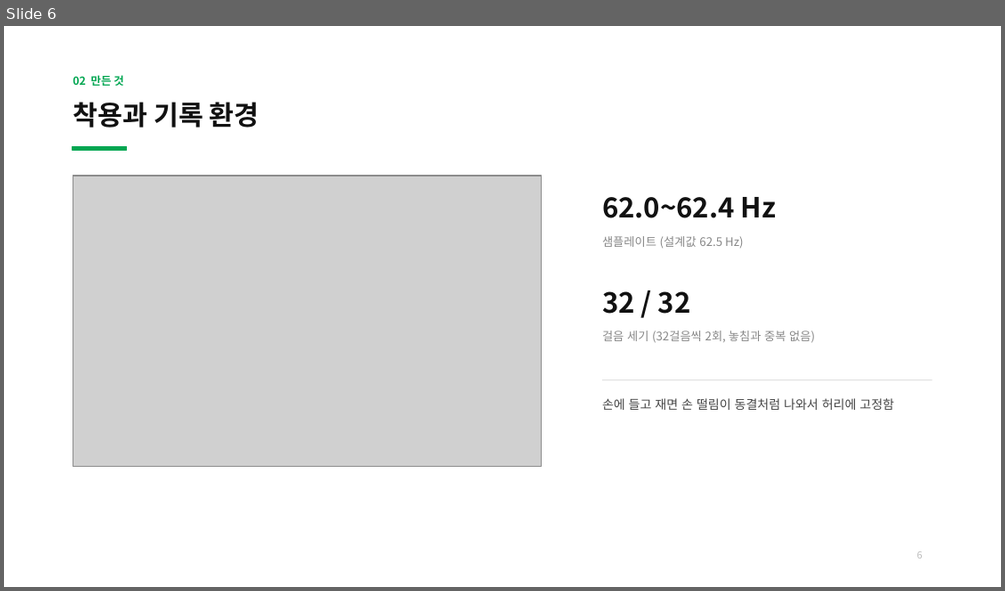
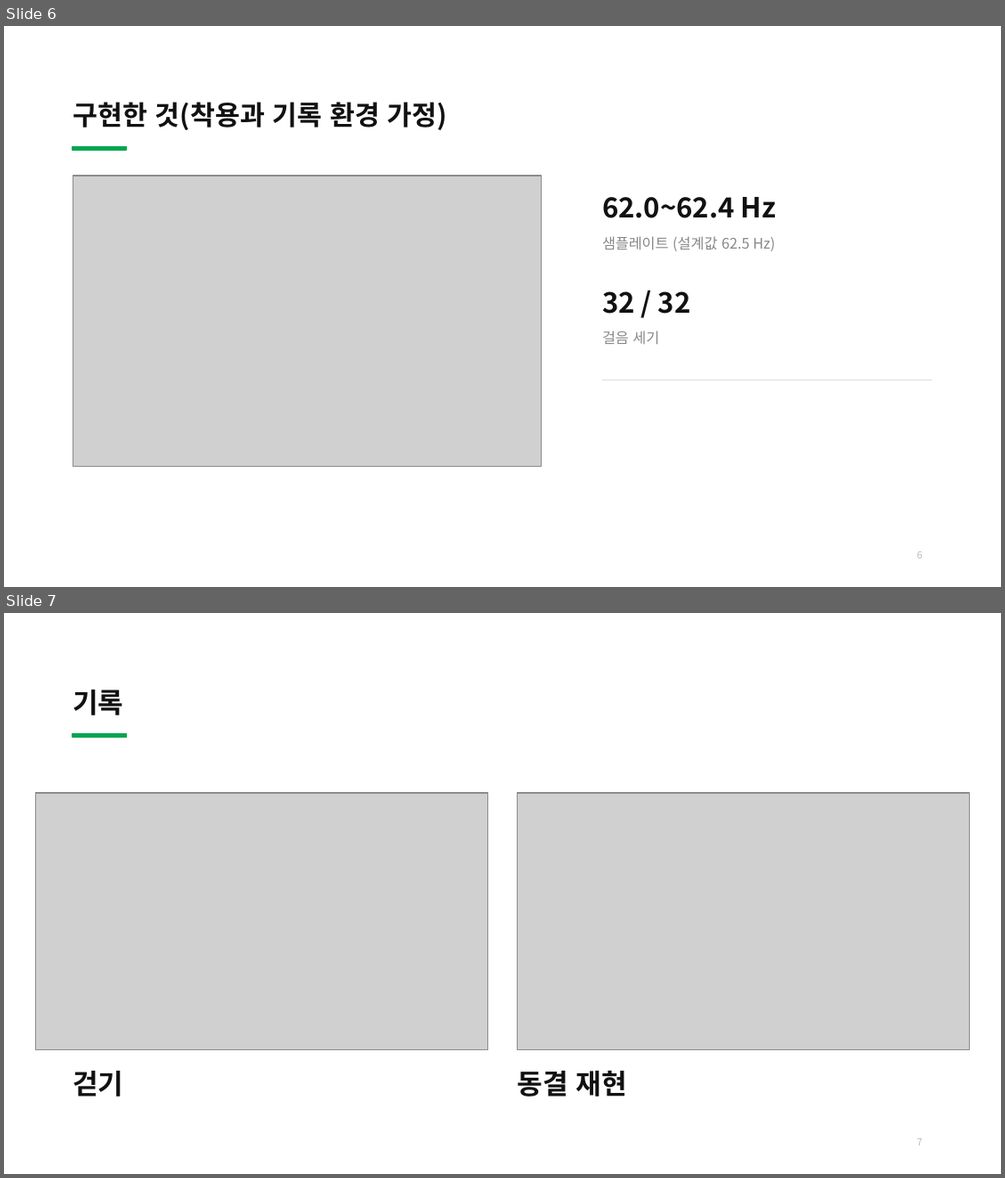
Before and after one commit to bell-ha/fog-cue, a slide deck: 2_중간발표/32203482이종하_개인맞춤형디바이스개발_중간발표.pptx. Shown one above the other, each under a label of ours: slide 6 before the commit, slides 6 and 7 after it. The pictures are 1005x591 and 1005x1178 pixels, drawn with LibreOffice and Linux fonts; fonts in the diff are those of the drawing; grey boxes stand for pictures. Boxes give left, top, right and bottom in pixels: in the first picture for what was removed or moved away, otherwise in the second. Text is boxed around its words. In the diff, an @@ line names an element or a change of style, - is before the commit and + after.

```diff
--- a/2_중간발표/32203482이종하_개인맞춤형디바이스개발_중간발표.pptx
+++ b/2_중간발표/32203482이종하_개인맞춤형디바이스개발_중간발표.pptx
@@ slide 7 added at [4, 613, 1001, 1174], background #FFFFFF; not listed: 1 template element that a slide beside it also shows @@
@@ title added at [73, 690, 123, 715], 20 pt, text #111111, bold @@
+기록
@@ picture added at [36, 793, 487, 1050] @@
@@ picture added at [518, 793, 969, 1050] @@
@@ text added at [73, 1070, 123, 1096], 20 pt, text #111111, bold @@
+걷기
@@ text added at [518, 1070, 627, 1096], 20 pt, text #111111, bold @@
+동결 재현
@@ page number added at [917, 1138, 922, 1145], 7 pt, text #BBBBBB @@
+7
@@ slide 6 changed as well @@
@@ text removed at [73, 75, 123, 86] @@
-02 만든 것
@@ title at [73, 102, 448, 130]: text changed @@
-착용과 기록 환경
+구현한 것(착용과 기록 환경 가정)
@@ text "샘플레이트 (설계값 62.5 Hz)" at [602, 236, 775, 251]: size 8.5 to 10.5 pt @@
@@ text at [602, 330, 659, 344]: text changed; size 8.5 to 10.5 pt @@
-걸음 세기 (32걸음씩 2회, 놓침과 중복 없음)
+걸음 세기
@@ text removed at [602, 398, 894, 410] @@
-손에 들고 재면 손 떨림이 동결처럼 나와서 허리에 고정함
```
Also in this commit, not shown: 9 other slides changed, 1 other slide added, 2 slides removed, 11 other files.
